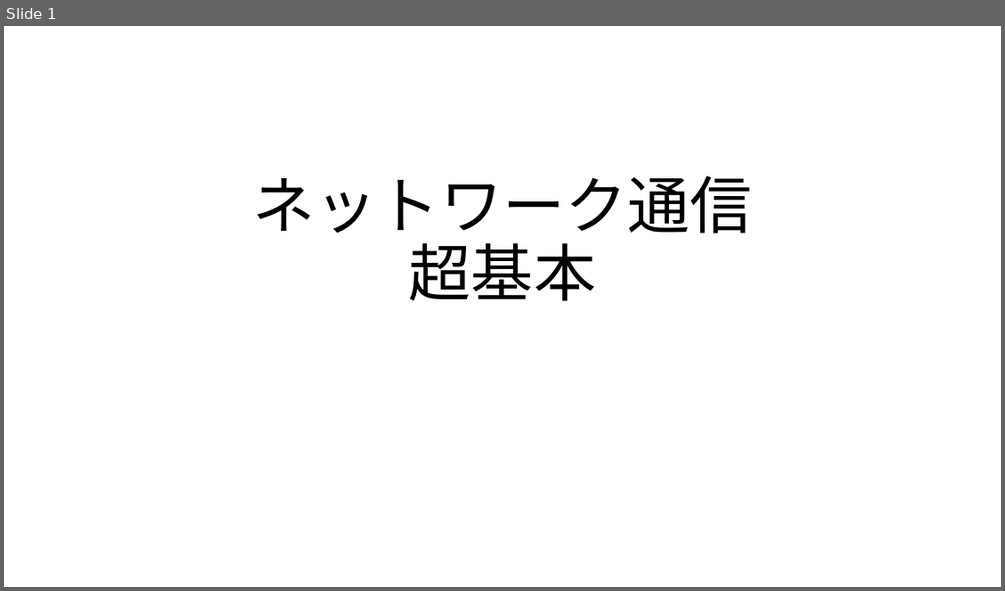
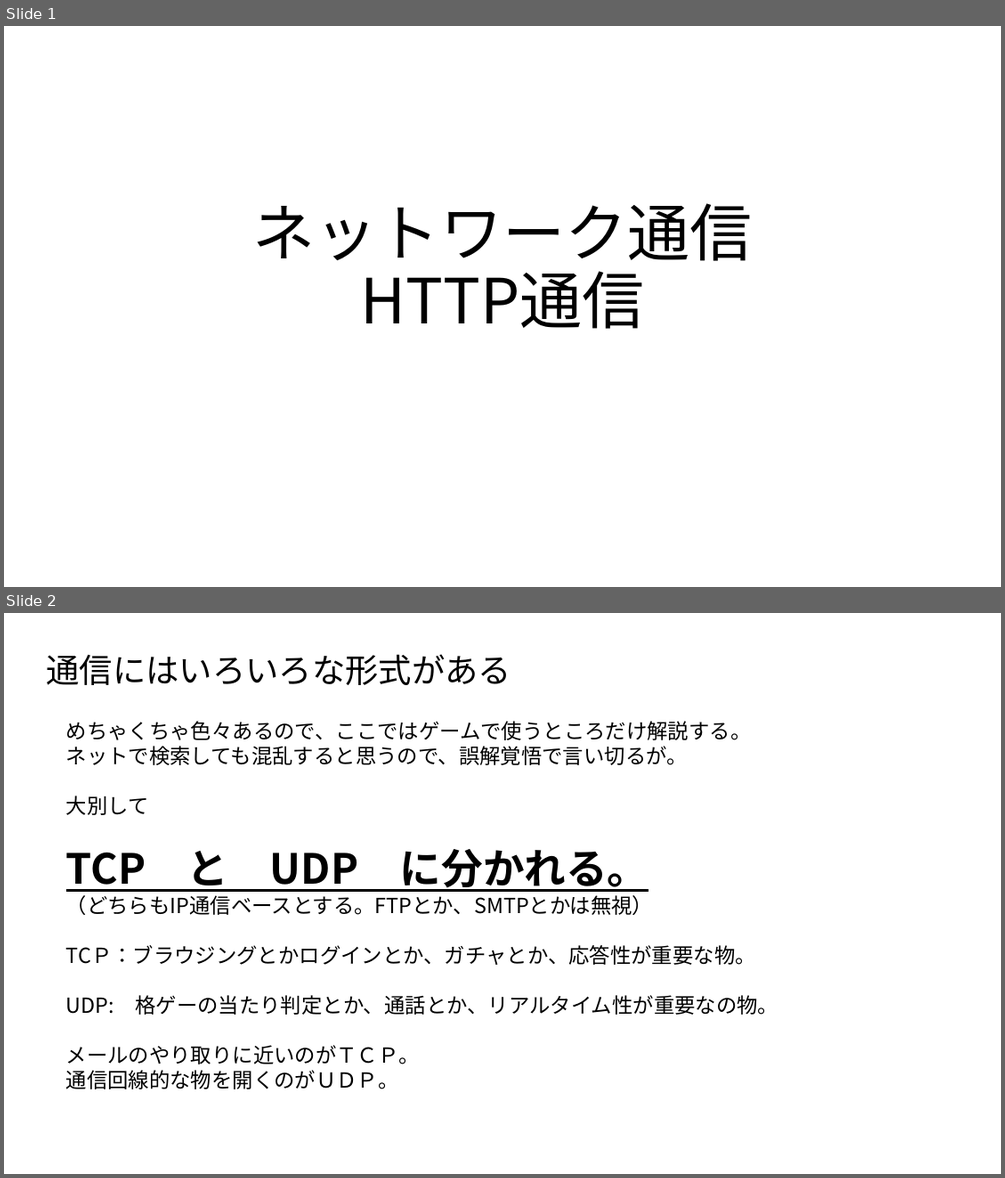
Before and after one commit to MahiroCreative/GameEngineFor2022, a slide deck: 2.SecondSemester/1.ネットワーク通信_Http通信.pptx. Shown one above the other, each under a label of ours: slide 1 before the commit, slides 1 and 2 after it. The pictures are 1005x591 and 1005x1178 pixels, drawn with LibreOffice and Linux fonts; fonts in the diff are those of the drawing. Boxes give left, top, right and bottom in pixels: in the first picture for what was removed or moved away, otherwise in the second. Text is boxed around its words. In the diff, an @@ line names an element or a change of style, - is before the commit and + after.

```diff
--- a/2.SecondSemester/1.ネットワーク通信_Http通信.pptx
+++ b/2.SecondSemester/1.ネットワーク通信_Http通信.pptx
@@ slide 2 added at (x1=4, y1=613, x2=1001, y2=1174), background #FFFFFF @@
@@ title added at (x1=46, y1=654, x2=511, y2=685), 32 pt, text #000000 @@
+通信にはいろいろな形式がある
@@ text added at (x1=66, y1=721, x2=778, y2=1089), 20 pt, text #000000 @@
+めちゃくちゃ色々あるので、ここではゲームで使うところだけ解説する。
+ネットで検索しても混乱すると思うので、誤解覚悟で言い切るが。
+大別して
+TCP と UDP に分かれる。
+（どちらもIP通信ベースとする。FTPとか、SMTPとかは無視）
+TCＰ：ブラウジングとかログインとか、ガチャとか、応答性が重要な物。
+UDP: 格ゲーの当たり判定とか、通話とか、リアルタイム性が重要なの物。
+メールのやり取りに近いのがＴＣＰ。
+通信回線的な物を開くのがＵＤＰ。
@@ slide 1 changed as well @@
@@ title at (x1=253, y1=203, x2=752, y2=329): text changed @@
-ネットワーク通信
-超基本
+ネットワーク通信
+HTTP通信
```
Also in this commit, not shown: 7 other slides added, 18 other files.
